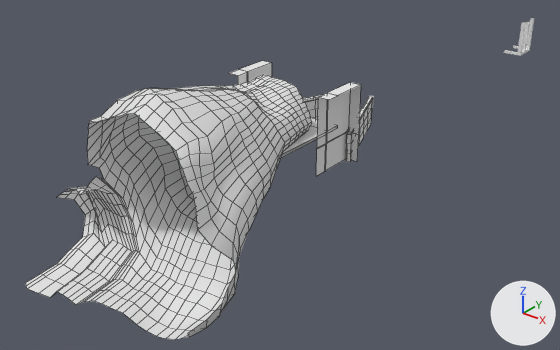
Renders of the Blender file Assets/models/cave/room02/room02d.blend from each side of a commit.
Camera for both pictures: a camera (50 mm lens) standing at (-62.0, -176.9, 48.4) and looking at (-140.9, -78.3, -12.8). The axes (+X, +Y, +Z) are drawn at lower right. The lights are the same throughout. Mesh edges are drawn as thin lines on the coarser meshes.

In view in the first picture: '02a.003_room', 'half_wall.003', 'lift_frame', 'pilons.000', 'platform.000'.
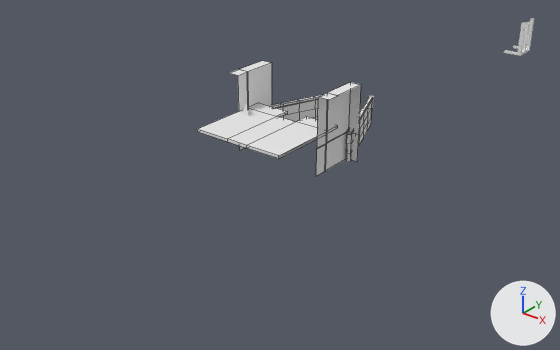
The edits, one by one:
Object '02a.003_room' (ob_02a_003_room) is deleted.

Where the change shows, as pixel boxes [x1, y1, x2, y2] in the pictures (560 x 350 px):
'02a.003_room', deleted
    before: [25, 75, 312, 340]
'platform.000', unchanged, uncovered by the edit
    before: [281, 118, 338, 158]
    after: [197, 103, 338, 159]
